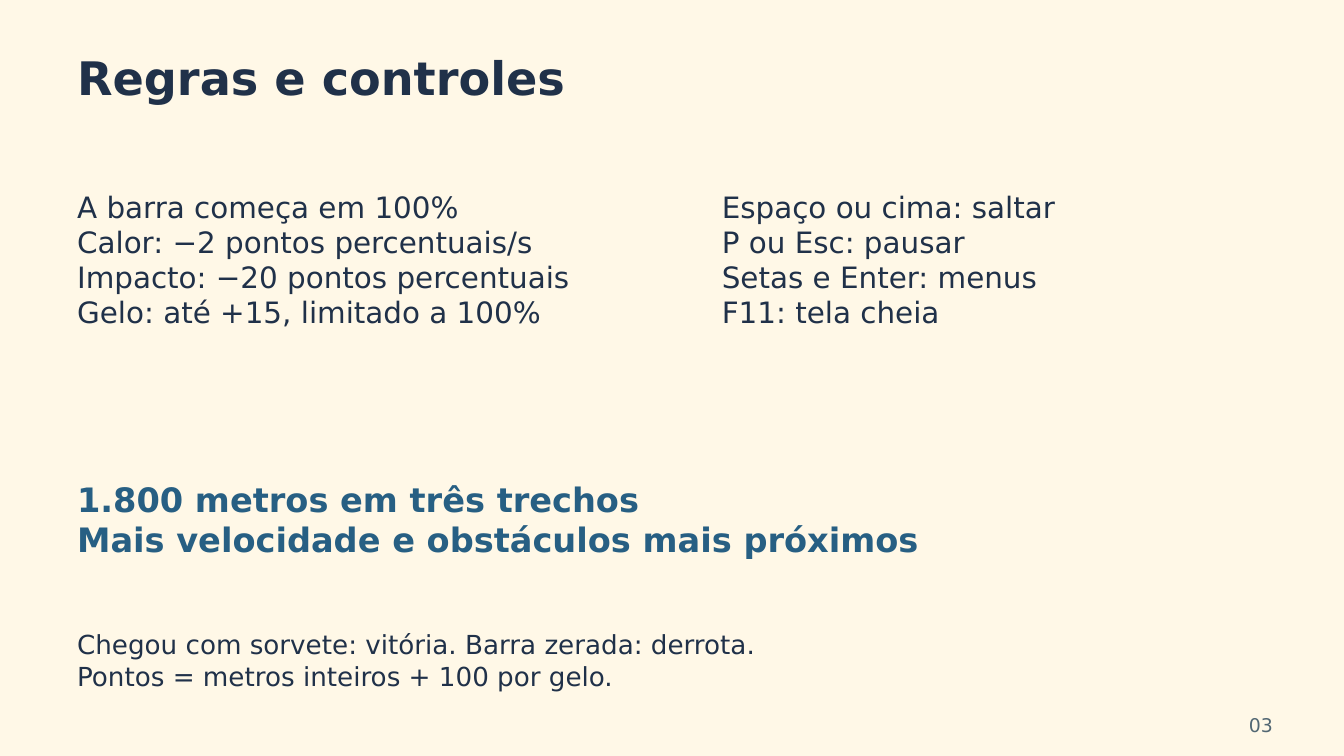
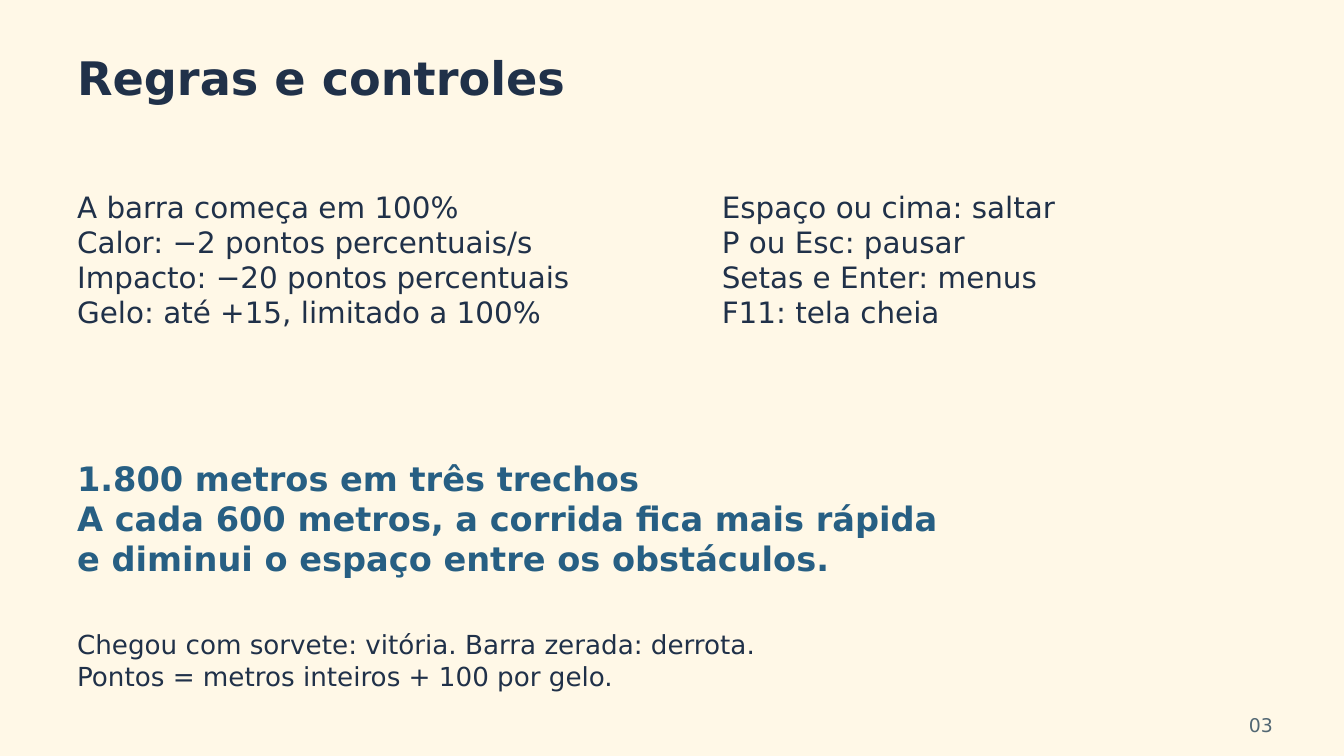
Before and after one commit to Danielpr614/corre-que-derrete, a slide deck: slide 3 of presentation/Corre_que_Derrete_Equipe_20261015.pptx. Drawn at 1344x756 pixels with LibreOffice and Linux fonts; fonts in the diff are those of the drawing. Boxes give left, top, right and bottom in pixels: in the first picture for what was removed or moved away, otherwise in the second. Text is boxed around its words. In the diff, an @@ line names an element or a change of style, - is before the commit and + after.

Commit message:
Esclarece no slide 3 a dificuldade crescente a cada 600 metros

```diff
--- a/presentation/Corre_que_Derrete_Equipe_20261015.pptx
+++ b/presentation/Corre_que_Derrete_Equipe_20261015.pptx
@@ text "1.800 metros em três trechos" moved from (x1=77, y1=485, x2=919, y2=559) to (x1=77, y1=464, x2=937, y2=578) @@
@@ text at (x1=77, y1=504, x2=937, y2=578): text changed @@
-Mais velocidade e obstáculos mais próximos
+A cada 600 metros, a corrida fica mais rápida
+e diminui o espaço entre os obstáculos.
```
Also in this commit, not shown: 1 other file.
